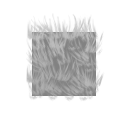
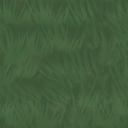
Layer changes from the first 128x128 image to the second:
"图层组 8": opacity 100% → 52% over [0, 0, 128, 128]
painted on "颜料图层 7" over [0, 0, 128, 128]
painted on "颜料图层 5" over [0, 0, 128, 128]
added layer "颜料图层 9" (40%) above "颜料图层 6" over [0, 0, 128, 128]
painted on "颜料图层 6" over [0, 0, 128, 128]
painted on "颜料图层 4" over [0, 0, 128, 128]
